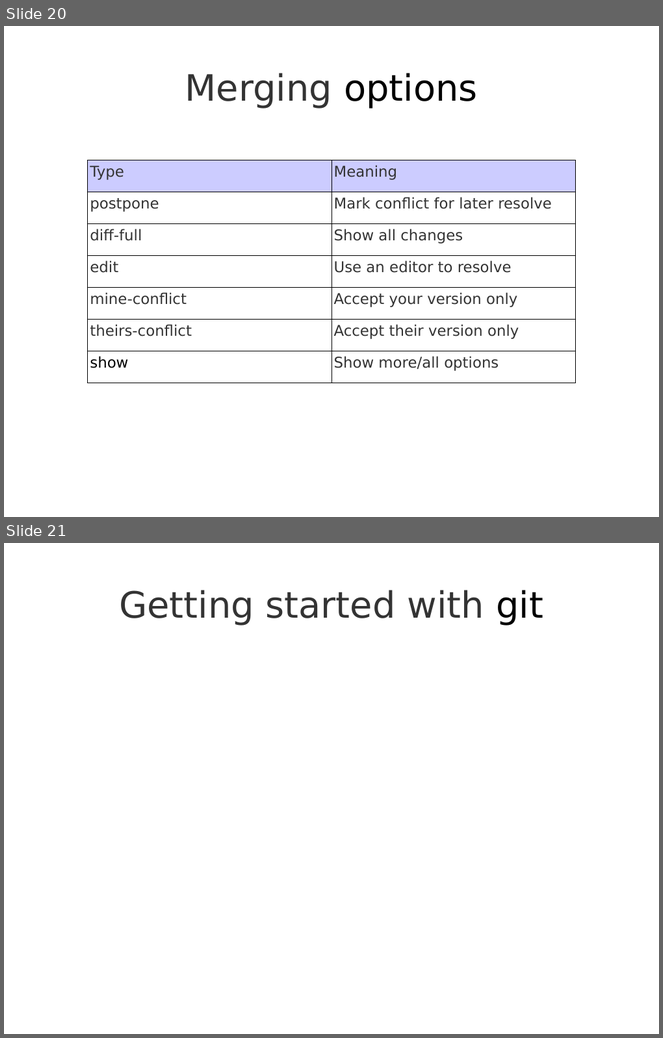
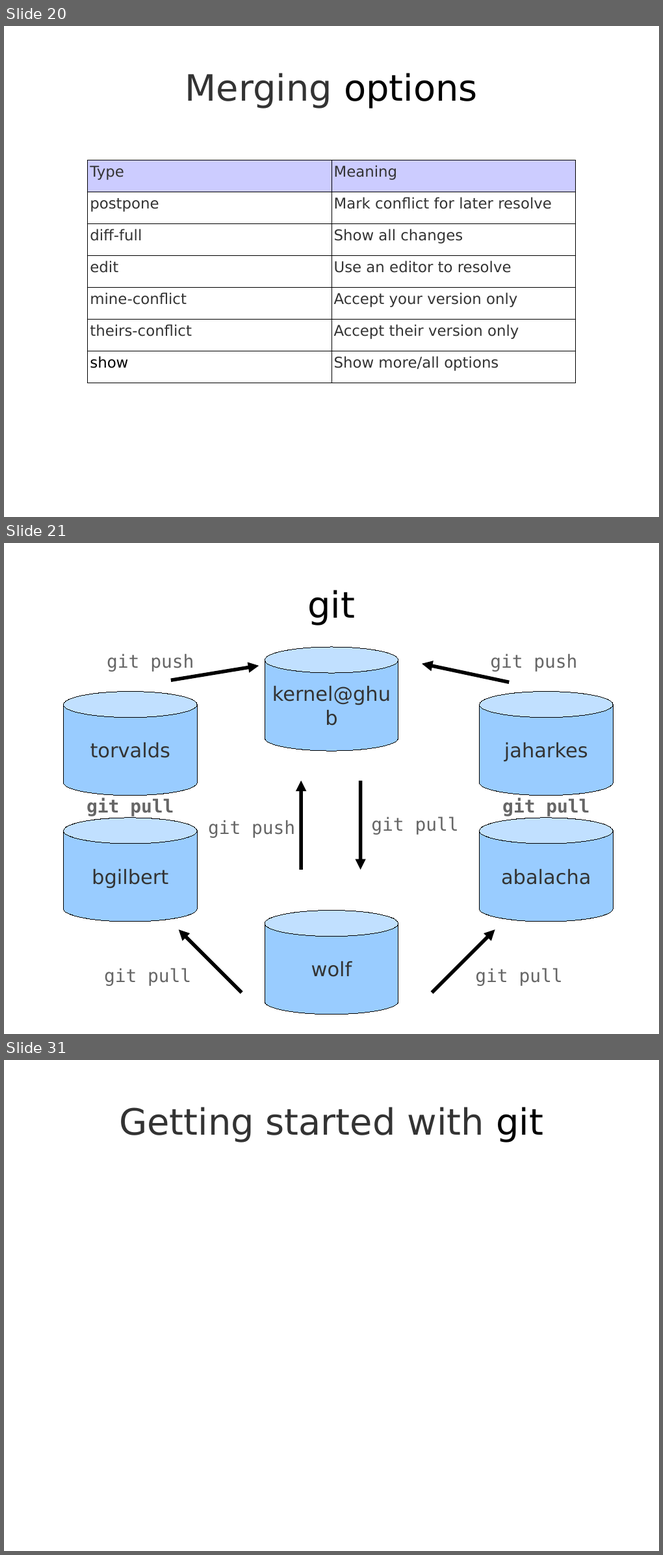
Before and after one commit to theonewolf/15-441-Recitation-Sessions, a slide deck: recitation2/src/recitation2.odp. Shown one above the other, each under a label of ours: slides 20 and 21 before the commit, slides 20, 21 and 31 after it; the slides between them are not shown. The pictures are 663x1038 and 663x1555 pixels, drawn with LibreOffice and Linux fonts; fonts in the diff are those of the drawing. Boxes give left, top, right and bottom in pixels: in the first picture for what was removed or moved away, otherwise in the second. Text is boxed around its words. In the diff, an @@ line names an element or a change of style, - is before the commit and + after.

```diff
--- a/recitation2/src/recitation2.odp
+++ b/recitation2/src/recitation2.odp
@@ slide 21 added at box(4, 543, 659, 1034), background #FFFFFF @@
@@ title added at box(308, 590, 355, 626), 44 pt, text #000000 @@
+git
@@ text added at box(107, 654, 194, 672), 22 pt, text #666666 @@
+git push
@@ cylinder added at box(265, 647, 399, 751), fill #99CCFF, outline #000000 0 pt, 24 pt, text #333333 @@
+kernel@ghub
@@ text added at box(490, 654, 577, 672), 22 pt, text #666666 @@
+git push
@@ arrow added from (171, 680) to (259, 666), #000000 4.31 pt @@
@@ arrow added from (509, 682) to (422, 664), #000000 4.31 pt @@
@@ cylinder added at box(63, 692, 197, 796), fill #99CCFF, outline #000000 0 pt, 24 pt, text #333333 @@
+torvalds
@@ cylinder added at box(480, 692, 614, 796), fill #99CCFF, outline #000000 0 pt, 24 pt, text #333333 @@
+jaharkes
@@ arrow added from (301, 870) to (301, 781), #000000 4.31 pt @@
@@ arrow added from (361, 781) to (361, 870), #000000 4.31 pt @@
@@ text added at box(87, 798, 174, 817), 22 pt, text #666666, bold @@
+git pull
@@ text added at box(503, 798, 590, 817), 22 pt, text #666666, bold @@
+git pull
@@ cylinder added at box(63, 819, 197, 923), fill #99CCFF, outline #000000 0 pt, 24 pt, text #333333 @@
+bgilbert
@@ text added at box(208, 821, 295, 837), 22 pt, text #666666 @@
+git push
@@ text added at box(371, 817, 459, 835), 22 pt, text #666666 @@
+git pull
@@ cylinder added at box(480, 819, 614, 923), fill #99CCFF, outline #000000 0 pt, 24 pt, text #333333 @@
+abalacha
@@ cylinder added at box(265, 911, 399, 1015), fill #99CCFF, outline #000000 0 pt, 24 pt, text #333333 @@
+wolf
@@ arrow added from (242, 993) to (179, 930), #000000 4.31 pt @@
@@ arrow added from (432, 993) to (495, 930), #000000 4.31 pt @@
@@ text added at box(104, 968, 191, 986), 22 pt, text #666666 @@
+git pull
@@ text added at box(475, 968, 563, 986), 22 pt, text #666666 @@
+git pull
@@ what was slide 21 is now slide 31 @@
```
Also in this commit, not shown: 1 slide changed, 10 other slides added, 1 slide removed.
